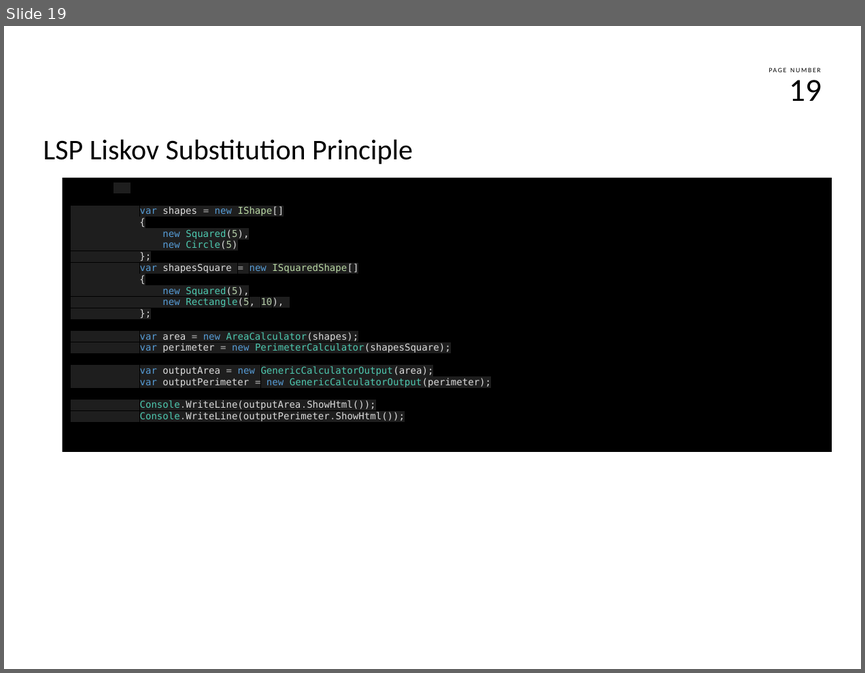
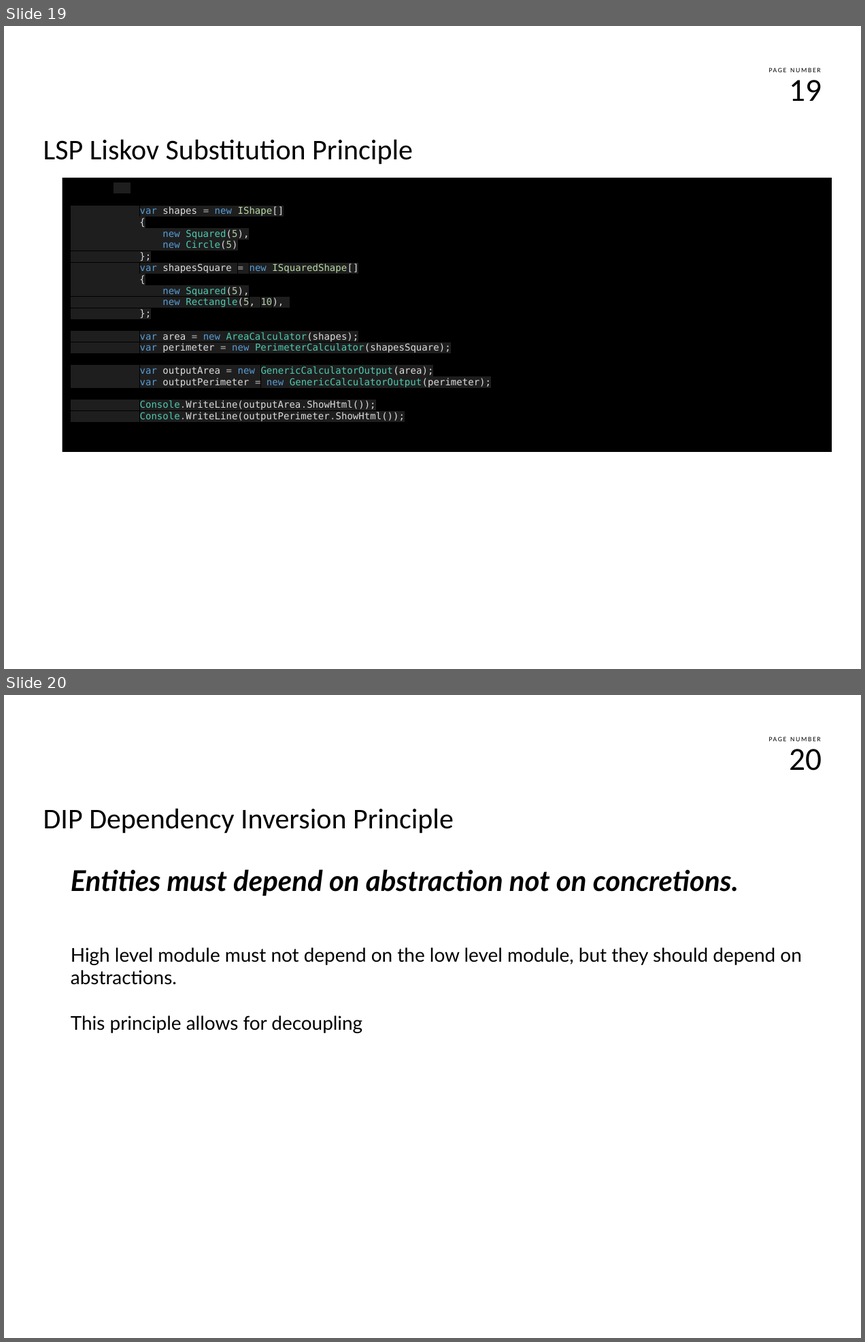
Before and after one commit to franco-melandri/SOLID, a slide deck: docs/solid.pptx. Shown one above the other, each under a label of ours: slide 19 before the commit, slides 19 and 20 after it. The pictures are 865x673 and 865x1342 pixels, drawn with LibreOffice and Linux fonts; fonts in the diff are those of the drawing; background and template pictures are left out. Boxes give left, top, right and bottom in pixels: in the first picture for what was removed or moved away, otherwise in the second. Text is boxed around its words. In the diff, an @@ line names an element or a change of style, - is before the commit and + after.

Commit message:
Added DIP

```diff
--- a/docs/solid.pptx
+++ b/docs/solid.pptx
@@ slide 20 added at (x1=4, y1=695, x2=861, y2=1338), background #FFFFFF; not listed: 2 template elements that a slide beside it also shows @@
@@ text added at (x1=43, y1=808, x2=453, y2=833), 24 pt, text #000000 @@
+DIP Dependency Inversion Principle
@@ text added at (x1=71, y1=869, x2=801, y2=1033), 16 pt, text #000000 @@
+Entities must depend on abstraction not on concretions.
+High level module must not depend on the low level module, but they should depend on abstractions.
+This principle allows for decoupling
```
Also in this commit, not shown: 1 other slide added.
